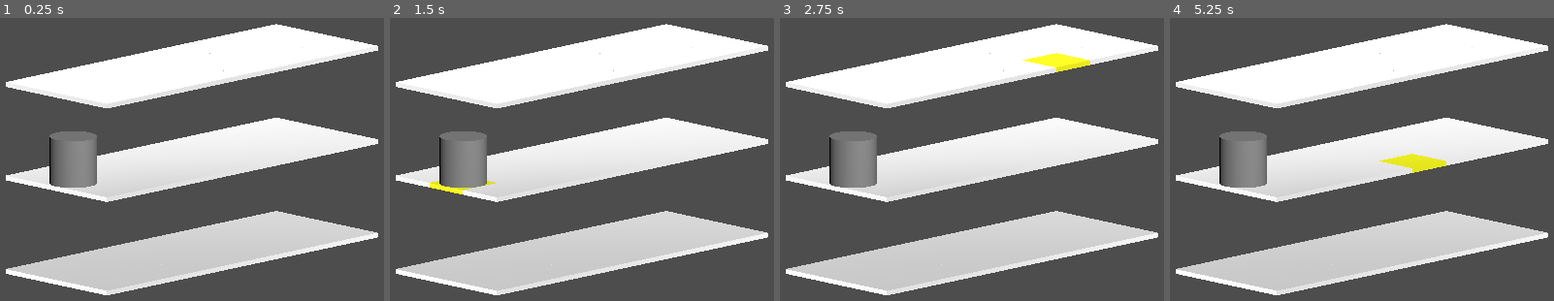
Above: before the commit, frames 1-4 (left to right).
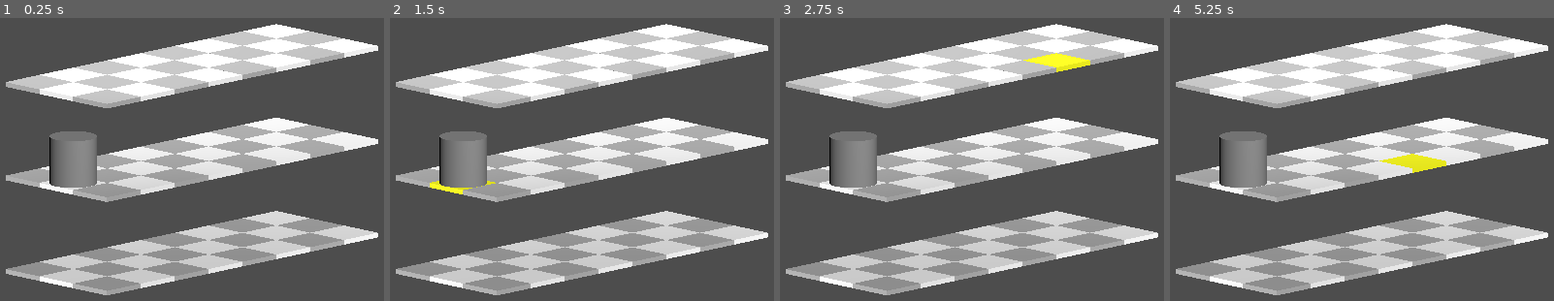
Above: after the commit, the same moments.

Repository: bejado/3d-platformer-tactics
Game: Godot game, scene res://main.tscn
The game is run twice, just before and just after one commit, with the same random seed, the same clock (stepped at 60 frames per second) and the same inputs.
Inputs (mouse positions are in pixels of both pictures, inside the frame that each line leads up to):
- Up to frame 1 (0.25 s): no input
- Up to frame 2 (1.5 s): tap Enter at 0.5 s; move the mouse to (758, 139) at 0.52 s; tap Space at 1.25 s; move the mouse to (432, 182) at 1.27 s
- Up to frame 3 (2.75 s): tap Enter at 2 s; move the mouse to (1052, 66) at 2.02 s
- Up to frame 4 (5.25 s): tap Space at 2.75, 4.25 s; move the mouse to (1327, 247) at 2.77 s; tap Enter at 3.5 s; move the mouse to (outside the picture) at 3.52 s; move the mouse to (outside the picture) at 4.27 s; move the mouse to (1404, 162) at 5.02 s

The runs differ from the first frame. In frame 1, 19% of the frame differs, in the area x 1-90%, y 4-98%; in frame 2, 19%; in frame 3, 19%; in frame 4, 18%.

Commit message:
Add checkerboard colors

Diff:
--- a/GridSpawner.gd
+++ b/GridSpawner.gd
@@ -59,7 +59,11 @@
 
 			# Create materials for hover effect
 			var original_material := StandardMaterial3D.new()
-			original_material.albedo_color = Color.WHITE
+			# Alternate white and grey for grid cells
+			if ((r + c) % 2) == 0:
+				original_material.albedo_color = Color.WHITE
+			else:
+				original_material.albedo_color = Color(0.7, 0.7, 0.7)
 			mi.material_override = original_material
 
 			var hover_material := StandardMaterial3D.new()
